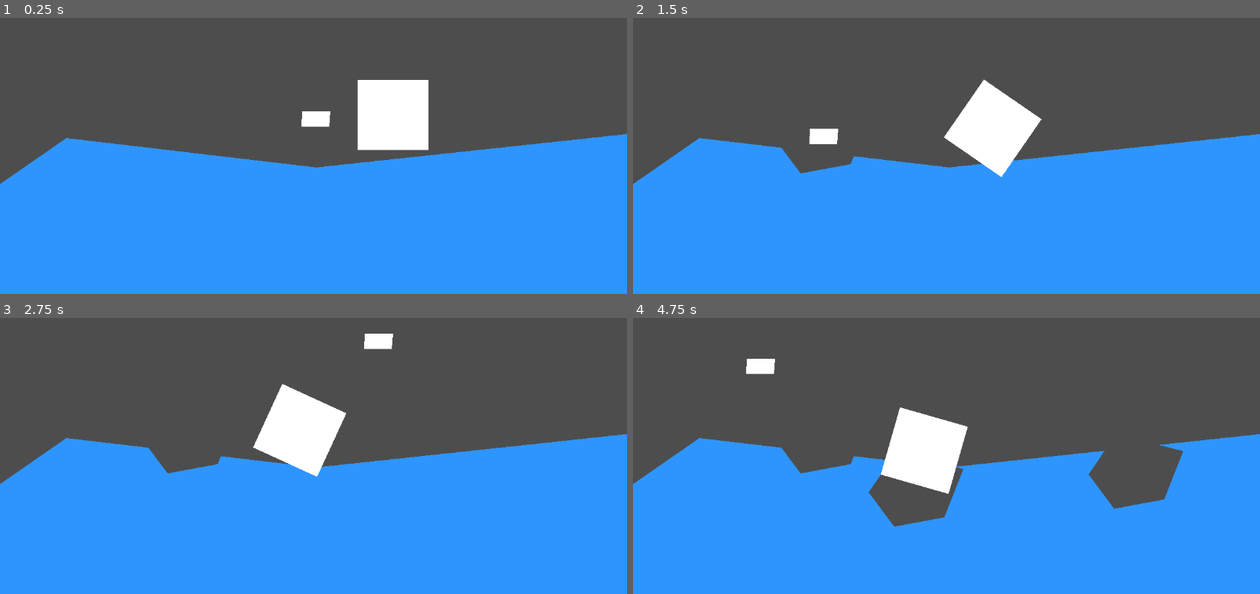
Above: before the commit, frames 1-4 (two rows, left to right).
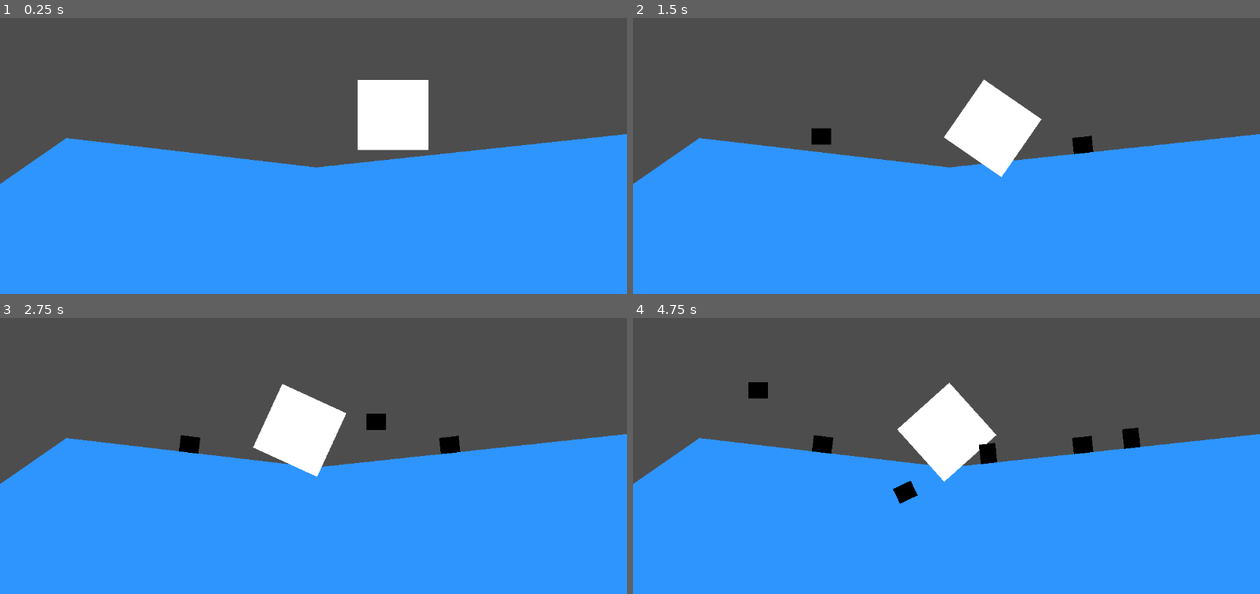
Above: after the commit, the same moments.

Repository: t0qen/baudo-game-jam-autumn
Game: Godot game, scene res://scenes/maintest.tscn
Two runs of this game, one before a commit and one after it. Both use one fixed random seed, a clock stepped at 60 frames per second and the inputs below.
Inputs (mouse positions are in pixels of both pictures, inside the frame that each line leads up to):
- Up to frame 1 (0.25 s): no input
- Up to frame 2 (1.5 s): move the mouse to (1084, 100) at 0.52 s; click (1084, 100) at 0.67 s; move the mouse to (821, 136) at 1.27 s; click (821, 136) at 1.42 s
- Up to frame 3 (2.75 s): move the mouse to (376, 340) at 2.02 s; click (376, 340) at 2.17 s
- Up to frame 4 (4.75 s): move the mouse to (915, 489) at 2.77 s; click (915, 489) at 2.92 s; move the mouse to (1134, 469) at 3.52 s; click (1134, 469) at 3.67 s; move the mouse to (758, 364) at 4.27 s; click (758, 364) at 4.42 s

The runs differ from the first frame. In frame 1, 0.3% of the frame differs, in the area x 48-53%, y 33-40%; in frame 2, 1.1%; in frame 3, 1.4%; in frame 4, 8.6%, in the area x 18-88%, y 14-76%.

Commit message:
bombe au click

Diff:
--- a/project.godot
+++ b/project.godot
@@ -29,6 +29,14 @@
 
 destructible=""
 
+[input]
+
+"Faire spawn bombe (pas définitif)"={
+"deadzone": 0.2,
+"events": [Object(InputEventMouseButton,"resource_local_to_scene":false,"resource_name":"","device":-1,"window_id":0,"alt_pressed":false,"shift_pressed":false,"ctrl_pressed":false,"meta_pressed":false,"button_mask":0,"position":Vector2(0, 0),"global_position":Vector2(0, 0),"factor":1.0,"button_index":1,"canceled":false,"pressed":false,"double_click":false,"script":null)
+]
+}
+
 [rendering]
 
 renderer/rendering_method="gl_compatibility"
--- a/scenes/maintest.tscn
+++ b/scenes/maintest.tscn
@@ -1,17 +1,13 @@
 [gd_scene load_steps=4 format=3 uid="uid://ct3cra0khvoto"]
 
+[ext_resource type="Script" uid="uid://mi4jhc4pjrym" path="res://scripts/maintest.gd" id="1_527u3"]
 [ext_resource type="PackedScene" uid="uid://ccrg7xo42addi" path="res://scenes/Terrains/Terrain_1.tscn" id="1_yqf3a"]
-[ext_resource type="PackedScene" uid="uid://qhiky2b1pngi" path="res://scenes/projectiles/grenade.tscn" id="2_527u3"]
 [ext_resource type="PackedScene" uid="uid://c57lqhed2hh6r" path="res://scenes/mannequin.tscn" id="3_527u3"]
 
 [node name="Maintest" type="Node2D"]
+script = ExtResource("1_527u3")
 
 [node name="Terrain1" parent="." instance=ExtResource("1_yqf3a")]
 
-[node name="Grenade" parent="." instance=ExtResource("2_527u3")]
-position = Vector2(670, 458)
-collision_layer = 3
-collision_mask = 3
-
 [node name="mannequin" parent="." instance=ExtResource("3_527u3")]
 position = Vector2(722, 355)
--- /dev/null
+++ b/scenes/projectiles/Testdestruction.tscn
@@ -0,0 +1,15 @@
+[gd_scene load_steps=2 format=3 uid="uid://qhiky2b1pngi"]
+
+[ext_resource type="Script" uid="uid://hoot4tn8027i" path="res://scripts/testdestruction.gd" id="1_1mnvm"]
+
+[node name="Testdestruction" type="Area2D"]
+script = ExtResource("1_1mnvm")
+
+[node name="Polygon2D" type="Polygon2D" parent="."]
+position = Vector2(1, -1)
+polygon = PackedVector2Array(-22, -11, 30, -11, 28, 17, -23, 17)
+
+[node name="CollisionPolygon2D" type="CollisionPolygon2D" parent="."]
+polygon = PackedVector2Array(-38, 70, 54, 53, 89, -36, -35, -67, -85, 7)
+
+[connection signal="area_entered" from="." to="." method="_on_area_entered"]
--- a/scenes/projectiles/grenade.tscn
+++ b/scenes/projectiles/grenade.tscn
@@ -1,15 +1,26 @@
-[gd_scene load_steps=2 format=3 uid="uid://qhiky2b1pngi"]
+[gd_scene load_steps=2 format=3 uid="uid://ooydtmusoxcv"]
 
-[ext_resource type="Script" uid="uid://hoot4tn8027i" path="res://scripts/grenade.gd" id="1_1mnvm"]
+[ext_resource type="Script" uid="uid://dthvwivuxn4bg" path="res://scripts/grenade.gd" id="1_1mnvm"]
 
-[node name="Grenade" type="Area2D"]
+[node name="Grenade" type="RigidBody2D"]
 script = ExtResource("1_1mnvm")
 
+[node name="Timer" type="Timer" parent="."]
+wait_time = 5.0
+one_shot = true
+autostart = true
+
 [node name="Polygon2D" type="Polygon2D" parent="."]
-position = Vector2(1, -1)
-polygon = PackedVector2Array(-22, -11, 30, -11, 28, 17, -23, 17)
+position = Vector2(-2, 0)
+color = Color(0, 0, 0, 1)
+polygon = PackedVector2Array(-16, -15, 20, -15, 20, 15, -16, 15)
 
 [node name="CollisionPolygon2D" type="CollisionPolygon2D" parent="."]
-polygon = PackedVector2Array(-38, 70, 54, 53, 89, -36, -35, -67, -85, 7)
+polygon = PackedVector2Array(-18, -15, 18, -15, 18, 15, -18, 15)
 
-[connection signal="area_entered" from="." to="." method="_on_area_entered"]
+[node name="Area2D" type="Area2D" parent="."]
+
+[node name="CollisionPolygon2D" type="CollisionPolygon2D" parent="Area2D"]
+polygon = PackedVector2Array(-45, -39, 3, -55, 42, -44, 60, 9, 51, 53, -15, 63, -63, 36, -64, 0)
+
+[connection signal="timeout" from="Timer" to="." method="_on_timer_timeout"]
--- a/scripts/grenade.gd
+++ b/scripts/grenade.gd
@@ -1,11 +1,15 @@
-extends Area2D
+extends RigidBody2D
 
-@onready var destruction_polygon = $CollisionPolygon2D
+@onready var destruction_polygon = $Area2D/CollisionPolygon2D
 
-func _process(_delta):
-	global_position = get_global_mouse_position()
-	if Input.is_mouse_button_pressed(MOUSE_BUTTON_LEFT):
-		# On récupère le terrain (nom exact: "Terrain1") depuis le parent ou la scène
-		var terrain = get_parent().get_node("Terrain1")
-		if terrain != null:
-			terrain.clip(destruction_polygon)
+func _ready() -> void:
+	$Timer.start()
+
+
+
+func _on_timer_timeout() -> void:
+	# On récupère le terrain (nom exact: "Terrain1") depuis le parent ou la scène
+	var terrain = get_parent().get_node("Terrain1")
+	if terrain != null:
+		terrain.clip(destruction_polygon)
+	queue_free()
--- /dev/null
+++ b/scripts/maintest.gd
@@ -0,0 +1,28 @@
+extends Node2D
+
+var grenade = preload("res://scenes/projectiles/grenade.tscn")
+var grenadeInstance = grenade.instantiate()
+var mouse_position
+
+# Called when the node enters the scene tree for the first time.
+func _ready() -> void:
+	pass # Replace with function body.
+
+
+# Called every frame. 'delta' is the elapsed time since the previous frame.
+func _process(delta: float) -> void:
+	pass
+
+func _input(event: InputEvent) -> void:
+	if event.is_action_pressed("Faire spawn bombe (pas définitif)"):
+		spawn_enfant()
+
+func spawn_enfant():
+	# Créer une nouvelle instance de la scène
+	var nouvelle_grenade = grenade.instantiate()
+
+	# Ajouter l'instance comme enfant
+	add_child(nouvelle_grenade)
+
+	# Positionner l'instance à la position de la souris
+	nouvelle_grenade.global_position = get_global_mouse_position()
--- /dev/null
+++ b/scripts/testdestruction.gd
@@ -0,0 +1,11 @@
+extends Area2D
+
+@onready var destruction_polygon = $CollisionPolygon2D
+
+func _process(_delta):
+	global_position = get_global_mouse_position()
+	if Input.is_mouse_button_pressed(MOUSE_BUTTON_LEFT):
+		# On récupère le terrain (nom exact: "Terrain1") depuis le parent ou la scène
+		var terrain = get_parent().get_node("Terrain1")
+		if terrain != null:
+			terrain.clip(destruction_polygon)
Not shown, changed: scripts/grenade.gd.uid
Not shown, added: scripts/maintest.gd.uid
Not shown, added: scripts/testdestruction.gd.uid
